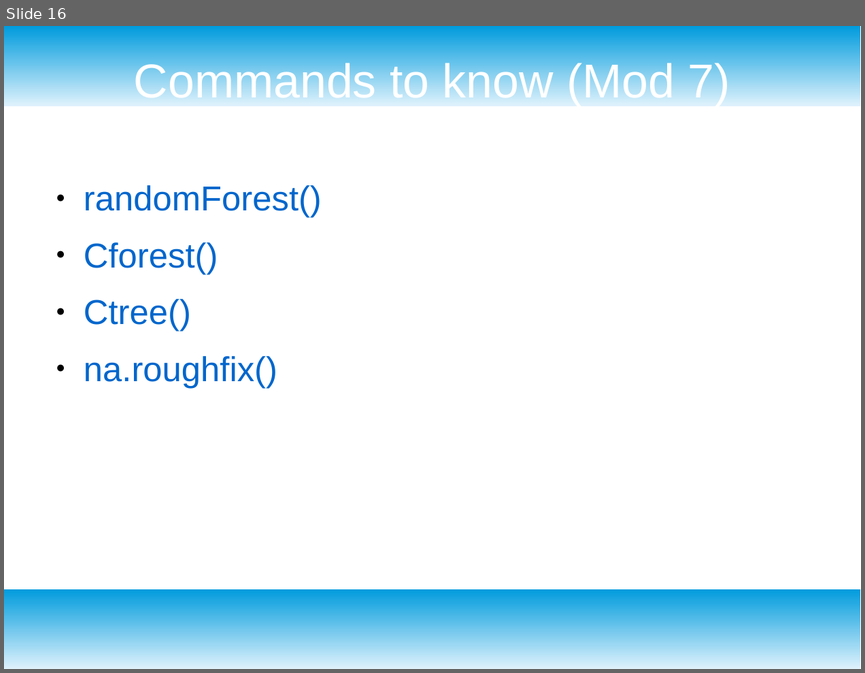
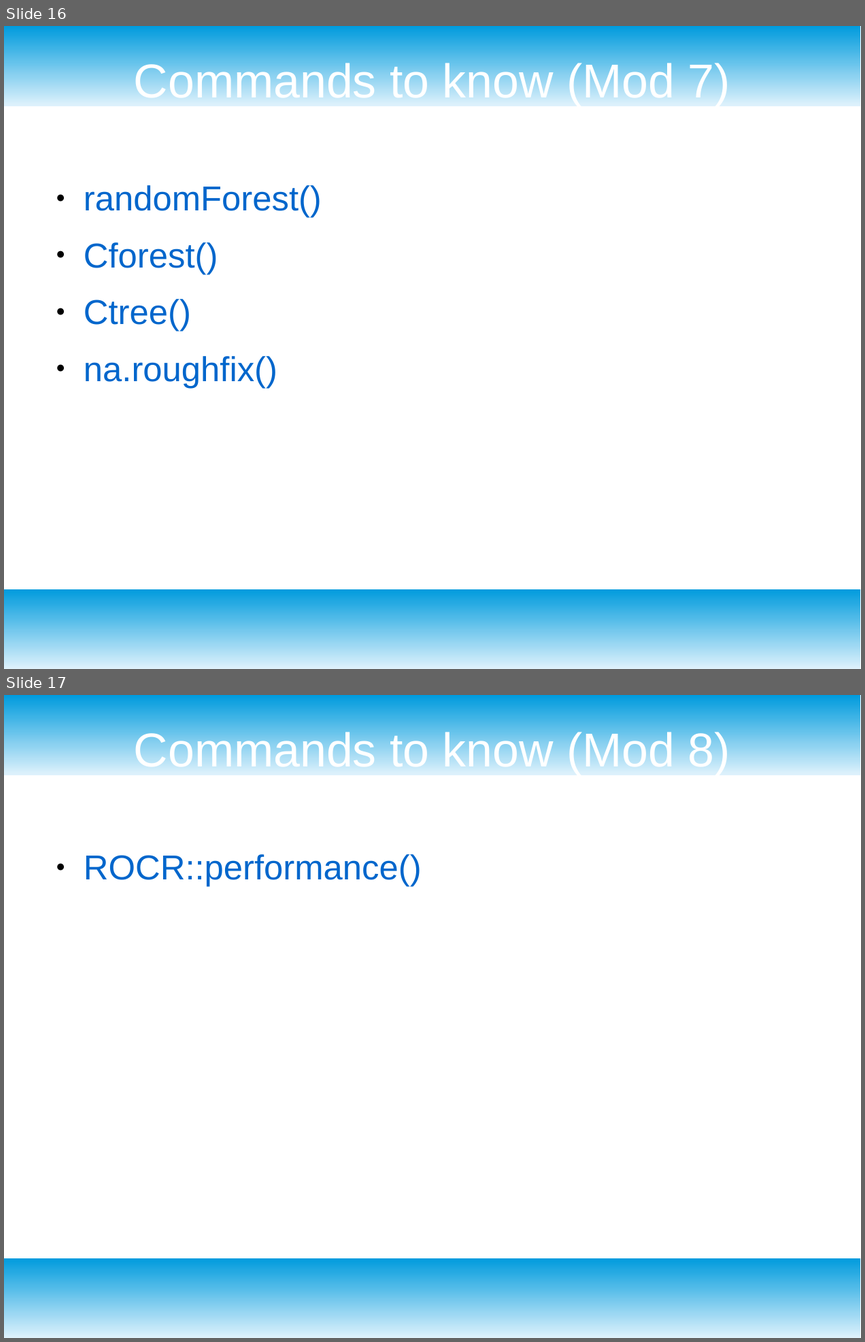
Before and after one commit to msurdek/School, a slide deck: DAT 640 Predictive Analytics/R and Rattle Cheat Sheet.odp. Shown one above the other, each under a label of ours: slide 16 before the commit, slides 16 and 17 after it. The pictures are 865x673 and 865x1342 pixels, drawn with LibreOffice and Linux fonts; fonts in the diff are those of the drawing. Boxes give left, top, right and bottom in pixels: in the first picture for what was removed or moved away, otherwise in the second. Text is boxed around its words. In the diff, an @@ line names an element or a change of style, - is before the commit and + after.

Commit message:
mod 8 cheat sheet

```diff
--- a/DAT 640 Predictive Analytics/R and Rattle Cheat Sheet.odp
+++ b/DAT 640 Predictive Analytics/R and Rattle Cheat Sheet.odp
@@ slide 17 added at (4,695,861,1338), background #FFFFFF; not listed: 2 template elements that a slide beside it also shows @@
@@ title added at (134,728,730,775), 44 pt, text #FFFFFF @@
+Commands to know (Mod 8)
@@ text added at (84,854,422,887), 32 pt, text #0066CC @@
+● ROCR::performance()
```
